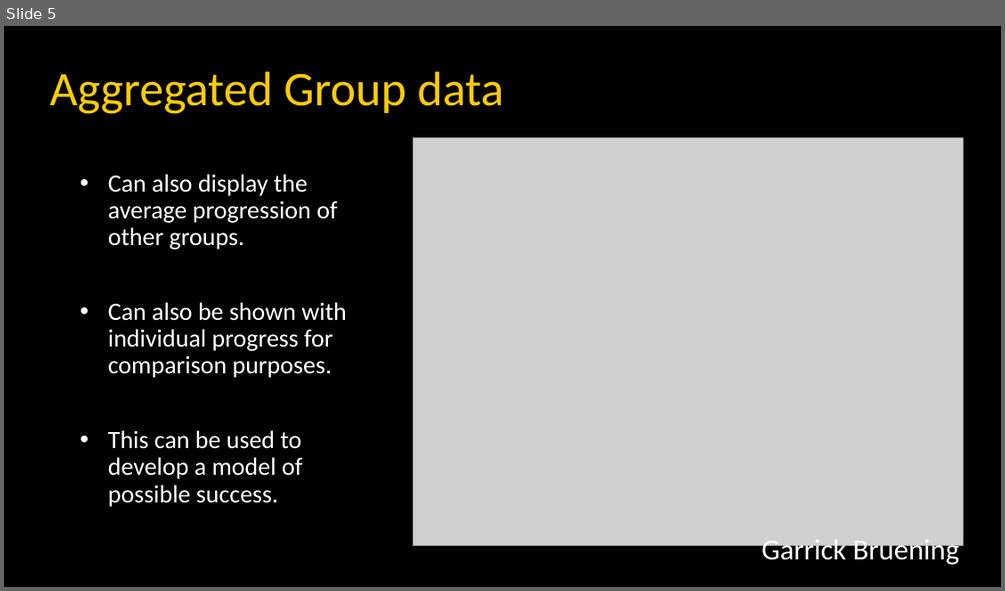
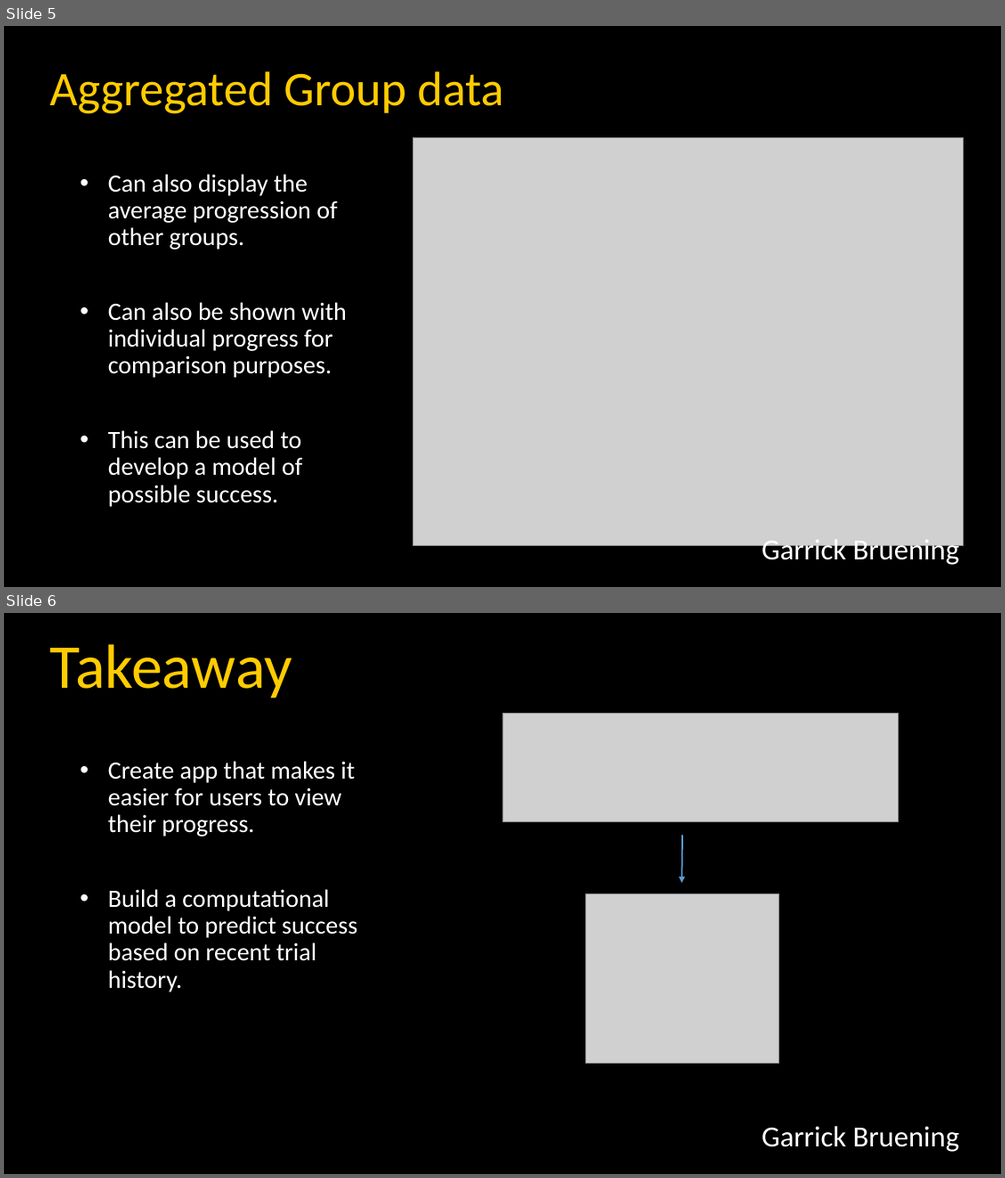
Before and after one commit to GBruening/succes_predictor, a slide deck: TDI_finals.pptx. Shown one above the other, each under a label of ours: slide 5 before the commit, slides 5 and 6 after it. The pictures are 1005x591 and 1005x1178 pixels, drawn with LibreOffice and Linux fonts; fonts in the diff are those of the drawing; grey boxes stand for pictures. Boxes give left, top, right and bottom in pixels: in the first picture for what was removed or moved away, otherwise in the second. Text is boxed around its words. In the diff, an @@ line names an element or a change of style, - is before the commit and + after.

Commit message:
added takeway slide

```diff
--- a/TDI_finals.pptx
+++ b/TDI_finals.pptx
@@ slide 6 added at box(4, 613, 1001, 1174), background #000000 @@
@@ text added at box(49, 644, 292, 698), 60 pt, text #FFCC00 @@
+Takeaway
@@ picture added at box(502, 714, 899, 821) @@
@@ text added at box(108, 761, 357, 992), 24 pt, text #FFFFFF @@
+• Create app that makes it easier for users to view their progress.
+• Build a computational model to predict success based on recent trial history.
@@ arrow added from (682, 835) to (681, 883), #5B9BD5 1.5 pt @@
@@ picture added at box(586, 893, 778, 1063) @@
@@ text added at box(761, 1126, 960, 1151), 28 pt, text #FFFFFF @@
+Garrick Bruening
```
Also in this commit, not shown: 1 other file.
